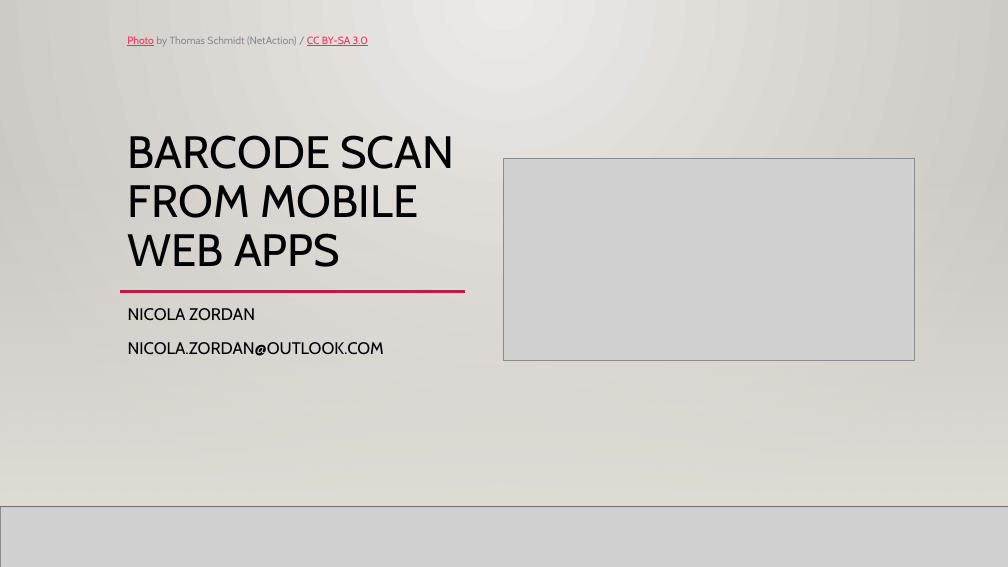
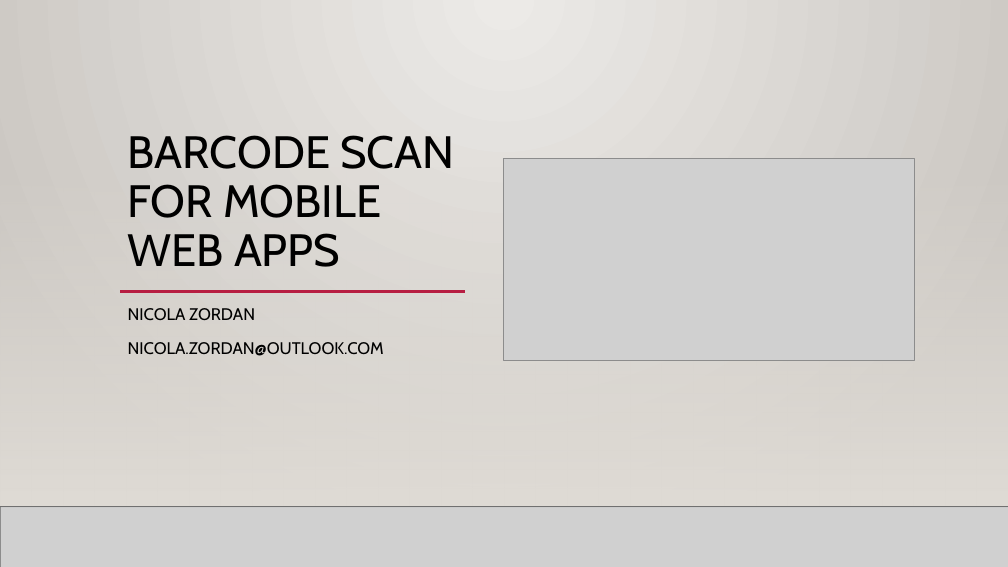
Before and after one commit to NicolaZordan/NicolaZordan, a slide deck: slide 1 of barcodeScanner/barcodeScanner.pptx. Drawn at 1008x567 pixels with LibreOffice and Linux fonts; fonts in the diff are those of the drawing; grey boxes stand for pictures; background and template pictures are left out. Boxes give left, top, right and bottom in pixels: in the first picture for what was removed or moved away, otherwise in the second. Text is boxed around its words. In the diff, an @@ line names an element or a change of style, - is before the commit and + after.

```diff
--- a/barcodeScanner/barcodeScanner.pptx
+++ b/barcodeScanner/barcodeScanner.pptx
@@ text removed at bbox=[127, 36, 368, 46] @@
-Photo by Thomas Schmidt (NetAction) / CC BY-SA 3.0
@@ title at bbox=[128, 135, 454, 267]: text changed @@
-BARCODE SCAN FROM MOBILE WEB APPS
+BARCODE SCAN FOR MOBILE WEB APPS
```
Also in this commit, not shown: 6 other slides changed, 1 slide removed.
